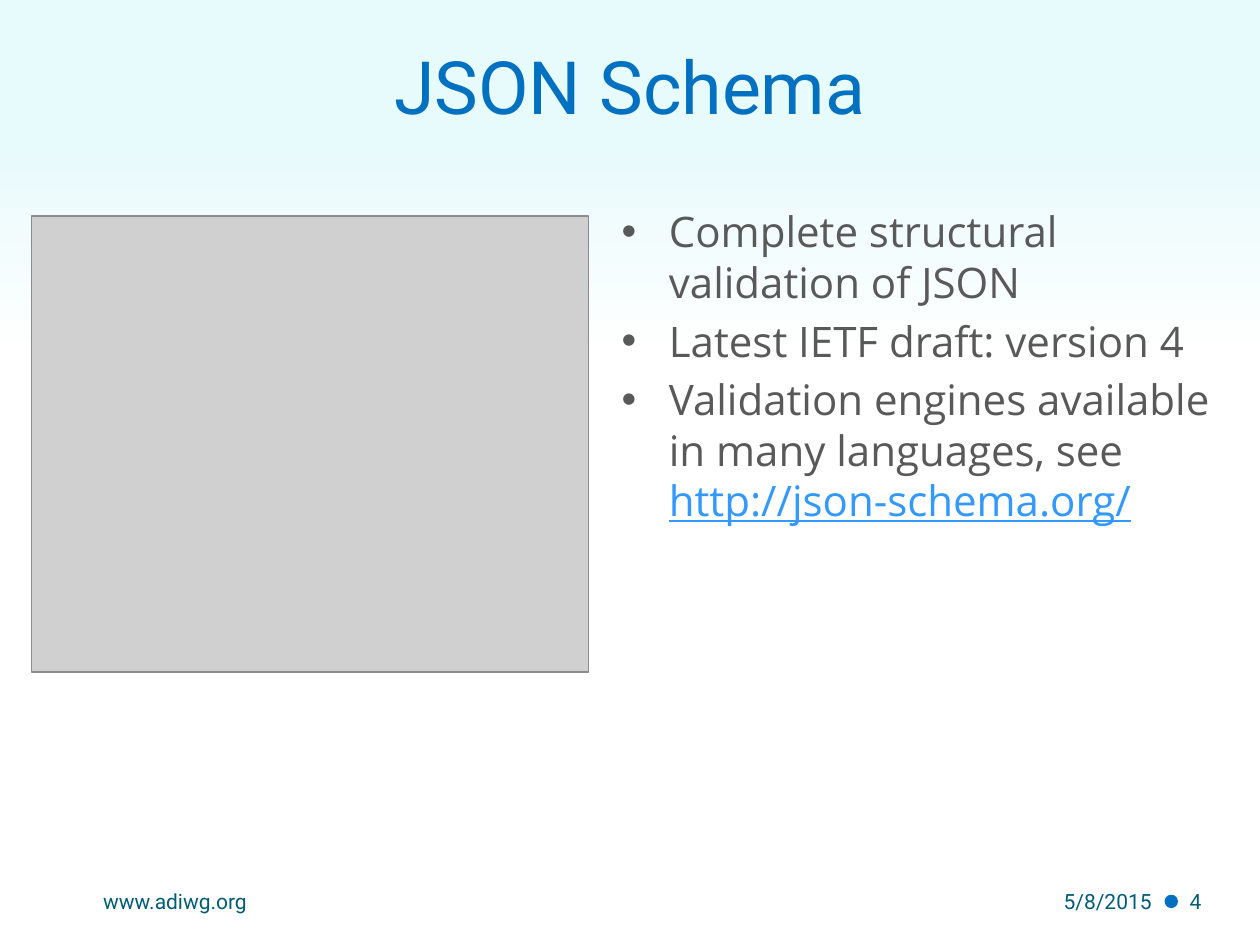
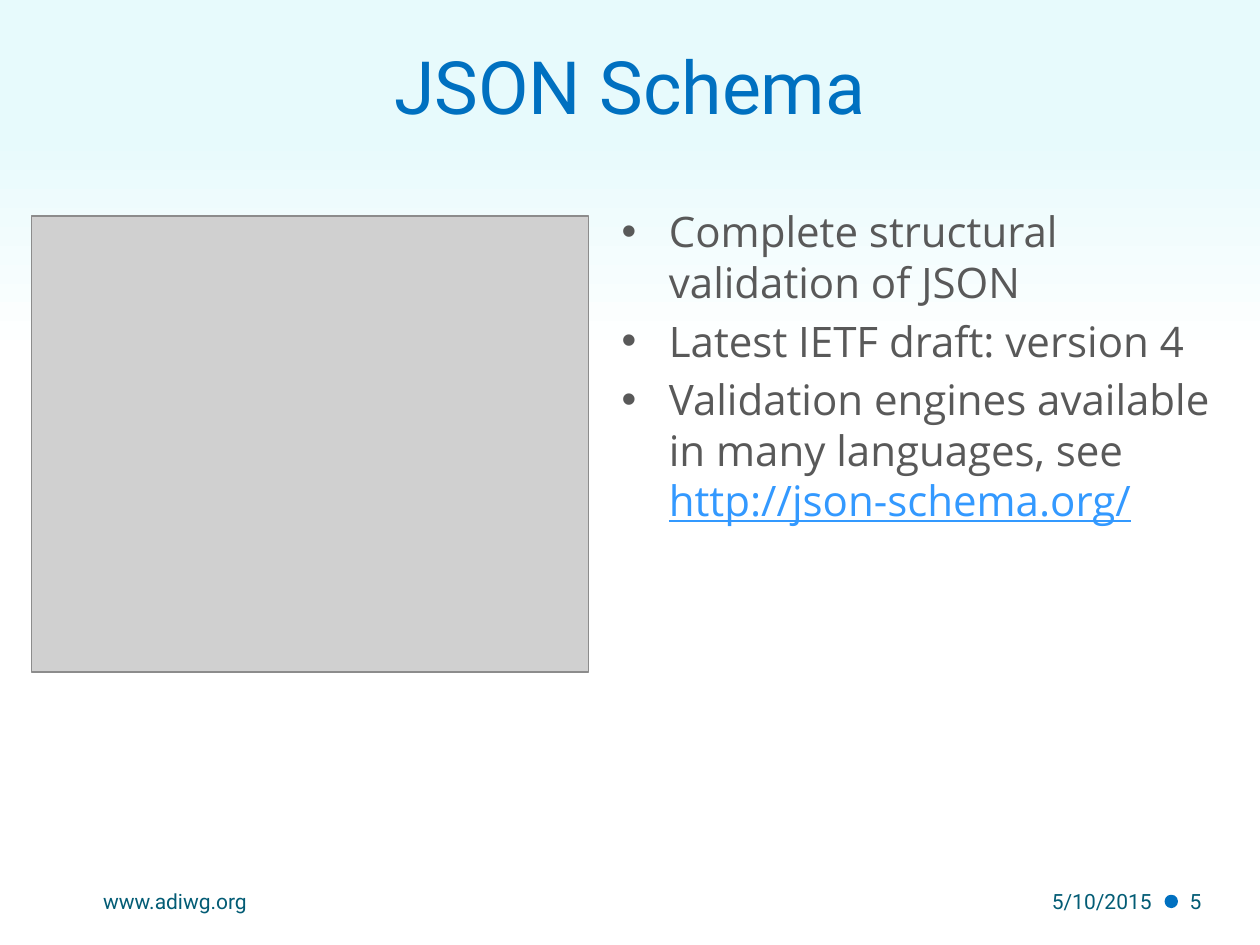
Before and after one commit to adiwg/mdWorkshop, a slide deck: slide 5 of S2.1_mdJSON_mdTools.pptx (slide 4 before the commit). Drawn at 1260x945 pixels with LibreOffice and Linux fonts; fonts in the diff are those of the drawing; grey boxes stand for pictures; background and template pictures are left out. Boxes give left, top, right and bottom in pixels: in the first picture for what was removed or moved away, otherwise in the second. Text is boxed around its words. In the diff, an @@ line names an element or a change of style, - is before the commit and + after.

```diff
--- a/S2.1_mdJSON_mdTools.pptx
+++ b/S2.1_mdJSON_mdTools.pptx
@@ text at box(1052, 894, 1152, 911): text changed @@
-5/8/2015
+5/10/2015
@@ page number at box(1190, 894, 1202, 910): text changed @@
-4
+5
```
Also in this commit, not shown: 6 other slides changed, 1 slide added, 4 other files.
